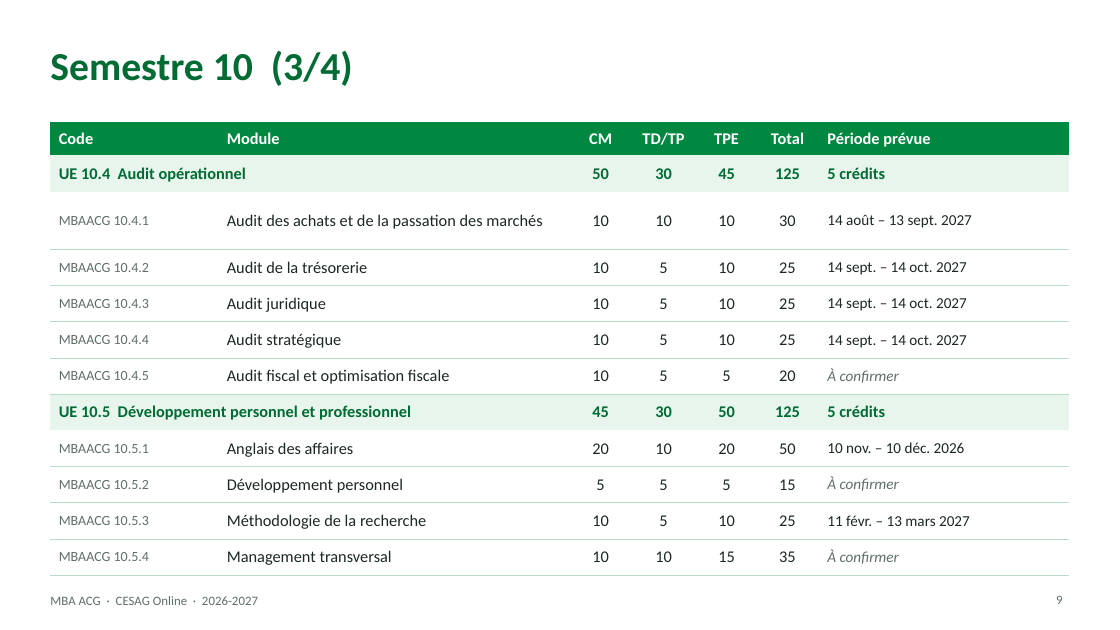
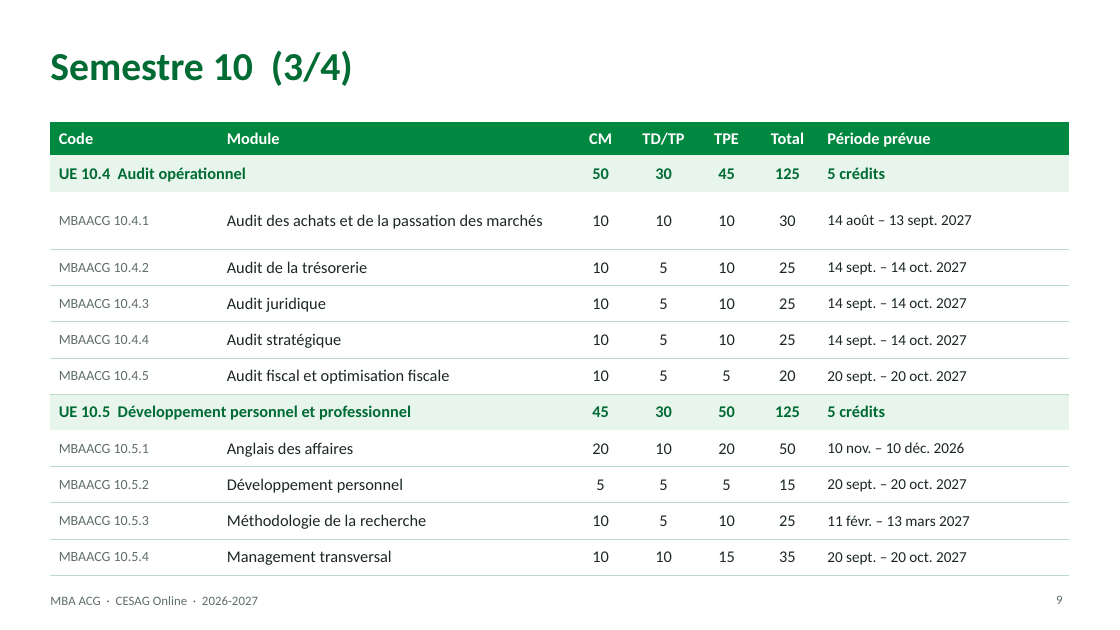
Before and after one commit to oscarkakpo-create/cockpitdigitalperso, a slide deck: slide 9 of presentations-mba/MBA_ACG_2026-27.pptx. Drawn at 1120x630 pixels with LibreOffice and Linux fonts; fonts in the diff are those of the drawing; background and template pictures are left out. Boxes give left, top, right and bottom in pixels: in the first picture for what was removed or moved away, otherwise in the second. Text is boxed around its words. In the diff, an @@ line names an element or a change of style, - is before the commit and + after.

```diff
--- a/presentations-mba/MBA_ACG_2026-27.pptx
+++ b/presentations-mba/MBA_ACG_2026-27.pptx
@@ table at bbox=[50, 122, 1070, 569] @@
-row 7, column 7: À confirmer
+row 7, column 7: 20 sept. – 20 oct. 2027
-row 10, column 7: À confirmer
+row 10, column 7: 20 sept. – 20 oct. 2027
-row 12, column 7: À confirmer
+row 12, column 7: 20 sept. – 20 oct. 2027
```
Also in this commit, not shown: 2 other slides changed.
